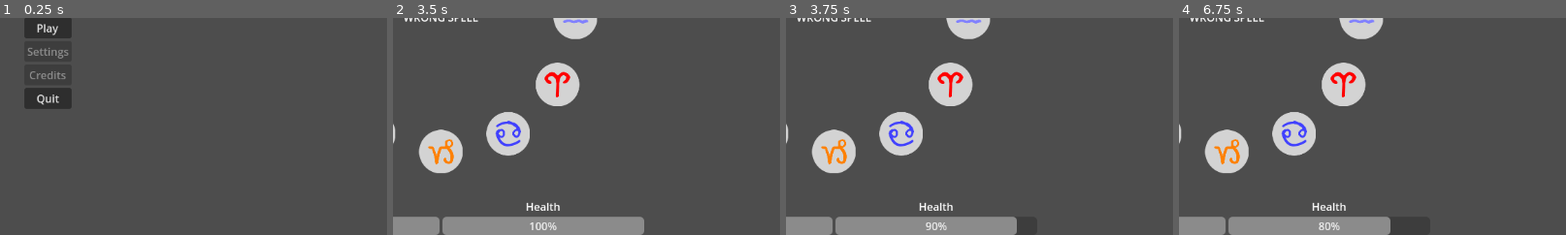
Above: before the commit, frames 1-4 (left to right).
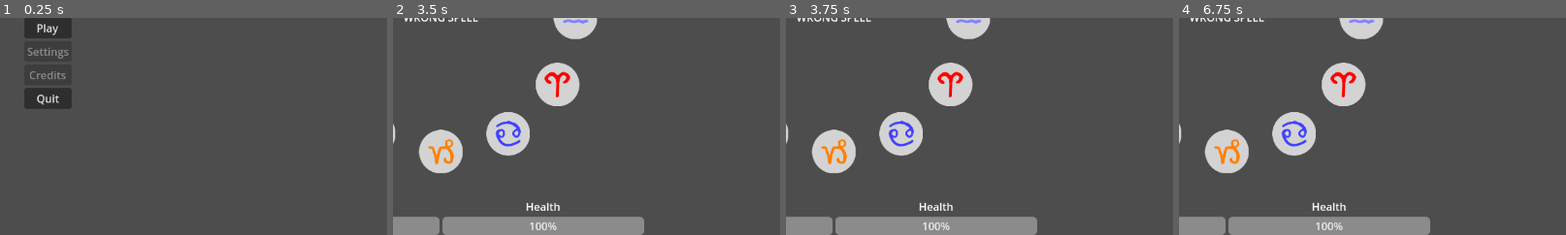
Above: after the commit, the same moments.

Repository: AJEKsoft/Merlin-le-Roi
Game: Godot game, scene res://main_menu.tscn
Same seed, same stepped clock (60 frames per second), same inputs: the game is played once before the commit and once after it.
Inputs (mouse positions are % of the whole screen's width and height, from its top left):
- Up to frame 1 (0.25 s): no input
- Up to frame 2 (3.5 s): click "Play" at 0.5 s; tap Enter at 1.25, 2.75 s; move the mouse to (67, 50) at 1.27 s; click (67, 50) at 1.42 s; tap Space at 2 s; move the mouse to (65, 65) at 2.02 s; click (65, 65) at 2.17 s; move the mouse to (59, 77) at 2.77 s; click (59, 77) at 2.92 s
- Up to frame 3 (3.75 s): tap Space at 3.5 s; move the mouse to (50, 81) at 3.52 s; click (50, 81) at 3.67 s
- Up to frame 4 (6.75 s): tap Enter at 4.25 s; move the mouse to (41, 77) at 4.27 s; click (41, 77) at 4.42 s; tap Space at 5 s; move the mouse to (35, 65) at 5.02 s; click (35, 65) at 5.17 s; move the mouse to (33, 50) at 5.77 s; click (33, 50) at 5.92 s; move the mouse to (35, 35) at 6.52 s; click (35, 35) at 6.67 s
The pictures show only the part of the screen within x 44-94%, y 50-100%; the shares and areas given below are measured in that part.

Frames 1-2 are identical in both runs. In frame 3, 0.6% of the frame differs, in the area x 35-65%, y 91-100%; in frame 4, 1.0%.
Error after the commit: Parse Error: Could not resolve external class member "death_sound". (res://monsters/Monster.gd:34)

Commit message:
Full game loop + monster settings

Diff:
--- /dev/null
+++ b/death_screen.gd
@@ -0,0 +1,17 @@
+extends TextureRect
+
+
+# Called when the node enters the scene tree for the first time.
+func _ready():
+	pass # Replace with function body.
+
+
+# Called every frame. 'delta' is the elapsed time since the previous frame.
+func _process(delta):
+	pass
+
+func _on_quit_button_pressed():
+	get_tree().quit()
+
+func _on_play_button_pressed():
+	get_tree().change_scene_to_file("res://game.tscn")
--- /dev/null
+++ b/death_screen.tscn
@@ -0,0 +1,47 @@
+[gd_scene load_steps=2 format=3 uid="uid://bw2mhy81kf401"]
+
+[ext_resource type="Script" path="res://death_screen.gd" id="1_11cqf"]
+
+[node name="DeathScreen" type="TextureRect"]
+anchors_preset = 15
+anchor_right = 1.0
+anchor_bottom = 1.0
+grow_horizontal = 2
+grow_vertical = 2
+script = ExtResource("1_11cqf")
+
+[node name="VBoxContainer" type="VBoxContainer" parent="."]
+layout_mode = 1
+anchors_preset = 8
+anchor_left = 0.5
+anchor_top = 0.5
+anchor_right = 0.5
+anchor_bottom = 0.5
+offset_left = -20.0
+offset_top = -20.0
+offset_right = 20.0
+offset_bottom = 20.0
+grow_horizontal = 2
+grow_vertical = 2
+
+[node name="Label" type="Label" parent="VBoxContainer"]
+layout_mode = 2
+theme_override_font_sizes/font_size = 96
+text = "You died!"
+
+[node name="VBoxContainer" type="VBoxContainer" parent="VBoxContainer"]
+layout_mode = 2
+size_flags_horizontal = 4
+
+[node name="PlayButton" type="Button" parent="VBoxContainer/VBoxContainer"]
+layout_mode = 2
+theme_override_font_sizes/font_size = 36
+text = "Try again..."
+
+[node name="QuitButton" type="Button" parent="VBoxContainer/VBoxContainer"]
+layout_mode = 2
+theme_override_font_sizes/font_size = 36
+text = "Ragequit!!!!1!!"
+
+[connection signal="pressed" from="VBoxContainer/VBoxContainer/PlayButton" to="." method="_on_play_button_pressed"]
+[connection signal="pressed" from="VBoxContainer/VBoxContainer/QuitButton" to="." method="_on_quit_button_pressed"]
--- a/game.gd
+++ b/game.gd
@@ -3,27 +3,28 @@
 var mana = 100
 var mana_regen_rate = 2
 
-signal foe_death
 signal player_death
+signal player_attack
 
 # Called when the node enters the scene tree for the first time.
 func _ready():
-	pass # Replace with function body.
+	spawn_foe()
 
 # Called every frame. 'delta' is the elapsed time since the previous frame.
 func _process(delta):
 	var player_mana_bar = find_child("player-mana-bar")
 	if player_mana_bar.value < player_mana_bar.max_value:
 		player_mana_bar.value = min(player_mana_bar.value + mana_regen_rate * delta, player_mana_bar.max_value)
-	check_death()
 
-func check_death():
-	var player_health_bar = find_child("player-health-bar")
-	if player_health_bar.value <= 0:
-		emit_signal("player_death")
-	var foe_health_bar = find_child("foe-health-bar")
-	if foe_health_bar.value <= 0:
-		emit_signal("foe_death")
+func spawn_foe():
+	# To change the kind of monster we spawn, we change the scene that's loaded.
+	var monster_scene = load("res://monsters/goblin.tscn")
+	var monster = monster_scene.instantiate()
+	monster.health_progress = find_child("foe-health-bar")
+	add_child(monster)
+	monster.death.connect(_on_foe_death)
+	monster.attack.connect(_on_foe_attack)
+	player_attack.connect(monster._on_attacked)
 
 func _on_begin_spell():
 	$sequence_begin.play()
@@ -39,34 +40,30 @@
 		spell_fireball()
 	elif spell == "heal":
 		spell_heal()
-	pass # Replace with function body.
 
 func _on_wrong_spell():
 	$sequence_fail.play()
 	find_child("spellname").text = "WRONG SPELL"
 
 func spell_fireball():
-	var foe_health_bar = find_child("foe-health-bar")
-	foe_health_bar.value = max(foe_health_bar.value - 20, 0)
+	emit_signal("player_attack", 10)
 
 func spell_heal():
 	var player_health_bar = find_child("player-health-bar")
 	player_health_bar.value = min(player_health_bar.value + 10, player_health_bar.max_value)
 
-func goblin_attack():
-	var player_health_bar = find_child("player-health-bar")
-	player_health_bar.value = max(player_health_bar.value - 10, 0)
-
 func _on_regen_timeout():
 	var player_mana_bar = find_child("player-mana-bar")
 	player_mana_bar.value = min(player_mana_bar.value + mana_regen_rate, player_mana_bar.max_value)
 
-func _on_foe_timeout():
-	goblin_attack()
+func _on_foe_attack(damage: int):
+	var player_health_bar = find_child("player-health-bar")
+	player_health_bar.value = max(player_health_bar.value - damage, 0)
+	if player_health_bar.value == 0:
+		emit_signal("player_death")
 
 func _on_foe_death():
-	pass # Replace with function body.
-
+	get_tree().change_scene_to_file("res://victory_screen.tscn")
 
 func _on_player_death():
-	pass # Replace with function body.
+	get_tree().change_scene_to_file("res://death_screen.tscn")
--- a/game.tscn
+++ b/game.tscn
@@ -19,10 +19,6 @@
 [node name="ui_canvas" type="CanvasLayer" parent="."]
 
 [node name="ui" parent="ui_canvas" instance=ExtResource("1_ujiw4")]
-
-[node name="foe" type="Timer" parent="."]
-wait_time = 3.0
-autostart = true
 
 [node name="regen" type="Timer" parent="."]
 wait_time = 0.1
@@ -49,11 +45,9 @@
 volume_db = -16.0
 autoplay = true
 
-[connection signal="foe_death" from="." to="." method="_on_foe_death"]
 [connection signal="player_death" from="." to="." method="_on_player_death"]
 [connection signal="begin_spell" from="game_canvas/RunePicker" to="." method="_on_begin_spell"]
 [connection signal="cast_spell" from="game_canvas/RunePicker" to="." method="_on_cast_spell"]
 [connection signal="continue_spell" from="game_canvas/RunePicker" to="." method="_on_continue_spell"]
 [connection signal="wrong_spell" from="game_canvas/RunePicker" to="." method="_on_wrong_spell"]
-[connection signal="timeout" from="foe" to="." method="_on_foe_timeout"]
 [connection signal="timeout" from="regen" to="." method="_on_regen_timeout"]
--- /dev/null
+++ b/monsters/Monster.gd
@@ -0,0 +1,45 @@
+extends Node2D
+
+class_name Monster
+
+# references to UI elements describing the monster
+var health_progress = null
+
+signal attack(value: int)
+signal death
+var health
+var mana
+@export var attack_timer : Timer = Timer.new()
+@export var settings : MonsterSettings
+
+func _ready():
+	attack_timer.timeout.connect(_on_attack_timeout)
+	attack_timer.autostart = true
+	health = settings.max_health
+	mana = settings.max_mana
+	health_progress.max_value = settings.max_health
+	health_progress.value = health
+	add_child(attack_timer)
+
+# Called every frame. 'delta' is the elapsed time since the previous frame.
+func _process(delta):
+	health = min(health + settings.health_regen_rate * delta, settings.max_health)
+	mana = min(mana + settings.mana_regen_rate * delta, settings.max_mana)
+	health_progress.value = health
+
+func _on_attacked(damage : int):
+	health -= damage
+	health_progress.value = health
+	if health <= 0:
+		if settings.death_sound != null:
+			settings.death_sound.play()
+		emit_signal("death")
+		queue_free()
+	else:
+		if settings.hurt_sound != null:
+			settings.hurt_sound.play()
+
+func _on_attack_timeout():
+	if settings.attack_sound != null:
+		settings.attack_sound.play()
+	emit_signal("attack", settings.strength)
--- /dev/null
+++ b/monsters/MonsterSettings.gd
@@ -0,0 +1,16 @@
+extends Resource
+
+class_name MonsterSettings
+
+@export var health_regen_rate = 1
+@export var max_health = 0
+@export var max_mana = 0
+@export var mana_regen_rate = 1
+@export var strength = 0
+@export var agility = 0
+@export var intelligence = 0
+@export var magic = 0
+@export var attack_speed = 0
+@export var death_sound : AudioStreamPlayer
+@export var hurt_sound : AudioStreamPlayer
+@export var attack_sound : AudioStreamPlayer
--- /dev/null
+++ b/monsters/goblin.tscn
@@ -0,0 +1,20 @@
+[gd_scene load_steps=4 format=3 uid="uid://bxfynqe8mynbj"]
+
+[ext_resource type="Script" path="res://monsters/Monster.gd" id="1_yajak"]
+[ext_resource type="Script" path="res://monsters/MonsterSettings.gd" id="2_mdpit"]
+
+[sub_resource type="Resource" id="Resource_iwuhu"]
+script = ExtResource("2_mdpit")
+health_regen_rate = 1
+max_health = 50
+max_mana = 0
+mana_regen_rate = 0
+strength = 5
+agility = 0
+intelligence = 0
+magic = 0
+attack_speed = 0
+
+[node name="Goblin" type="Node2D"]
+script = ExtResource("1_yajak")
+settings = SubResource("Resource_iwuhu")
--- /dev/null
+++ b/monsters/monster.tscn
@@ -0,0 +1,10 @@
+[gd_scene load_steps=3 format=3 uid="uid://b03bqjm18dhc5"]
+
+[ext_resource type="Script" path="res://monsters/Monster.gd" id="1_6fro6"]
+[ext_resource type="Script" path="res://monsters/MonsterSettings.gd" id="2_erx8k"]
+
+[node name="Monster" type="Node2D"]
+script = ExtResource("1_6fro6")
+
+[node name="MonsterSettings" type="Node" parent="."]
+script = ExtResource("2_erx8k")
--- a/rune_picker.gd
+++ b/rune_picker.gd
@@ -35,7 +35,6 @@
 		var rune = get_child(i)
 		var x = radius * cos(angle_increment * i)
 		var y = radius * sin(angle_increment * i)
-		print(rune.name + " at " + str(x) + ", " + str(y))
 		rune.position = Vector2(x, y) + get_viewport_rect().size/2
 
 func check_sequence():
--- /dev/null
+++ b/victory_screen.gd
@@ -0,0 +1,15 @@
+extends TextureRect
+
+# Called when the node enters the scene tree for the first time.
+func _ready():
+	pass # Replace with function body.
+
+
+# Called every frame. 'delta' is the elapsed time since the previous frame.
+func _process(delta):
+	pass
+
+
+func _on_continue_button_pressed():
+	get_tree().change_scene_to_file("res://game.tscn")
+	pass # Replace with function body.
--- /dev/null
+++ b/victory_screen.tscn
@@ -0,0 +1,42 @@
+[gd_scene load_steps=2 format=3 uid="uid://da8iu62w52pyq"]
+
+[ext_resource type="Script" path="res://victory_screen.gd" id="1_qhakx"]
+
+[node name="VictoryScreen" type="TextureRect"]
+anchors_preset = 15
+anchor_right = 1.0
+anchor_bottom = 1.0
+grow_horizontal = 2
+grow_vertical = 2
+script = ExtResource("1_qhakx")
+
+[node name="VBoxContainer" type="VBoxContainer" parent="."]
+layout_mode = 1
+anchors_preset = 8
+anchor_left = 0.5
+anchor_top = 0.5
+anchor_right = 0.5
+anchor_bottom = 0.5
+offset_left = -20.0
+offset_top = -20.0
+offset_right = 20.0
+offset_bottom = 20.0
+grow_horizontal = 2
+grow_vertical = 2
+
+[node name="Label" type="Label" parent="VBoxContainer"]
+layout_mode = 2
+theme_override_font_sizes/font_size = 92
+text = "Victory"
+
+[node name="VBoxContainer" type="VBoxContainer" parent="VBoxContainer"]
+layout_mode = 2
+
+[node name="ContinueButton" type="Button" parent="VBoxContainer/VBoxContainer"]
+layout_mode = 2
+text = "Continue"
+
+[node name="VictoryJingle" type="AudioStreamPlayer" parent="."]
+autoplay = true
+
+[connection signal="pressed" from="VBoxContainer/VBoxContainer/ContinueButton" to="." method="_on_continue_button_pressed"]
